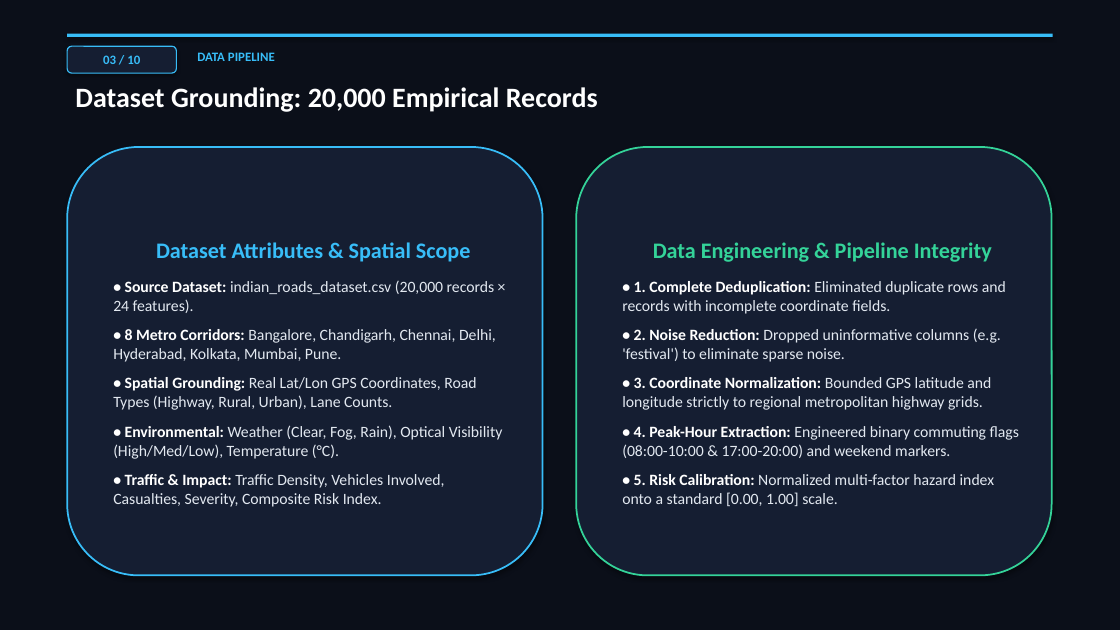
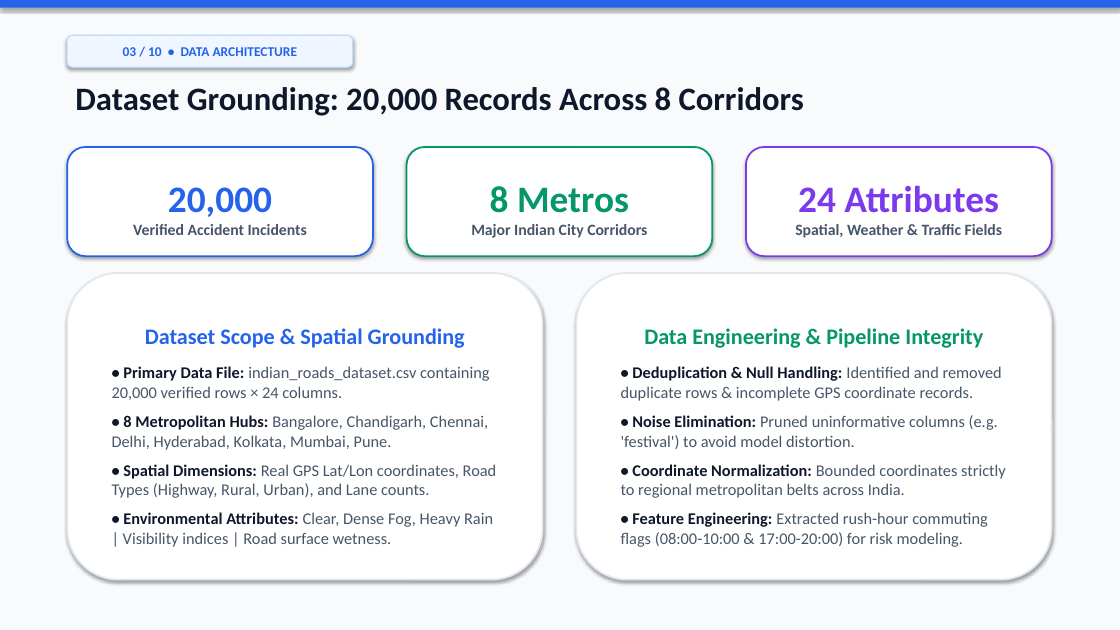
Before and after one commit to igris-bit/Road-Accident-Pattern-Analysis, a slide deck: slide 3 of docs/presentation/Road_Accident_Pattern_Analysis_Presentation.pptx. Drawn at 1120x630 pixels with LibreOffice and Linux fonts; fonts in the diff are those of the drawing. Boxes give left, top, right and bottom in pixels: in the first picture for what was removed or moved away, otherwise in the second. Text is boxed around its words. In the diff, an @@ line names an element or a change of style, - is before the commit and + after.

Commit message:
Update presentation to fresh clean tech theme, large readable typography, and dedicated member contribution slides

```diff
--- a/docs/presentation/Road_Accident_Pattern_Analysis_Presentation.pptx
+++ b/docs/presentation/Road_Accident_Pattern_Analysis_Presentation.pptx
@@ rectangle at (x1=0, y1=0, x2=1120, y2=630): fill #0B0F19 to #F8FAFC @@
@@ rectangle resized from (x1=67, y1=34, x2=1053, y2=37) to (x1=0, y1=0, x2=1120, y2=8) @@
@@ rectangle at (x1=0, y1=0, x2=1120, y2=8): fill #38BDF8 to #2563EB @@
@@ rounded rectangle "03 / 10 • DATA ..." resized from (x1=67, y1=46, x2=176, y2=73) to (x1=67, y1=35, x2=353, y2=67) @@
@@ rounded rectangle "03 / 10 • DATA ..." at (x1=67, y1=35, x2=353, y2=67): fill #151E32 to #EFF6FF; outline #38BDF8 1 pt to #BFDBFE 1 pt @@
@@ text in rounded rectangle at (x1=123, y1=47, x2=297, y2=56): text changed; size 11 to 11.5 pt; text colour #38BDF8 to #2563EB @@
-03 / 10
+03 / 10 • DATA ARCHITECTURE
@@ text removed at (x1=197, y1=52, x2=275, y2=61) @@
-DATA PIPELINE
@@ text at (x1=75, y1=87, x2=804, y2=116): text changed; size 24 to 28 pt; text colour #FFFFFF to #0F172A @@
-Dataset Grounding: 20,000 Empirical Records
+Dataset Grounding: 20,000 Records Across 8 Corridors
@@ rounded rectangle added at (x1=67, y1=147, x2=373, y2=256), fill #FFFFFF, outline #2563EB 1.5 pt, 13.5 pt, text #475569, bold @@
+20,000
+Verified Accident Incidents
@@ rounded rectangle added at (x1=407, y1=147, x2=712, y2=256), fill #FFFFFF, outline #059669 1.5 pt, 13.5 pt, text #475569, bold @@
+8 Metros
+Major Indian City Corridors
@@ rounded rectangle added at (x1=746, y1=147, x2=1052, y2=256), fill #FFFFFF, outline #7C3AED 1.5 pt, 13.5 pt, text #475569, bold @@
+24 Attributes
+Spatial, Weather & Traffic Fields
@@ rounded rectangle "Dataset Scope & Spatial Grounding" resized from (x1=67, y1=147, x2=543, y2=576) to (x1=67, y1=273, x2=543, y2=580) @@
@@ rounded rectangle "Dataset Scope & Spatial Grounding" at (x1=67, y1=273, x2=543, y2=580): fill #151E32 to #FFFFFF; outline #38BDF8 1.5 pt to #E2E8F0 1.5 pt @@
@@ rounded rectangle "Data Engineering & Pipeline Integrity" resized from (x1=576, y1=147, x2=1052, y2=576) to (x1=576, y1=273, x2=1052, y2=580) @@
@@ rounded rectangle "Data Engineering & Pipeline Integrity" at (x1=576, y1=273, x2=1052, y2=580): fill #151E32 to #FFFFFF; outline #34D399 1.5 pt to #E2E8F0 1.5 pt @@
@@ text in rounded rectangle at (x1=112, y1=328, x2=497, y2=547): text changed; size 13.5 to 14 pt; text colour #E2E8F0 to #475569 @@
-Dataset Attributes & Spatial Scope
-• Source Dataset: indian_roads_dataset.csv (20,000 records × 24 features).
-• 8 Metro Corridors: Bangalore, Chandigarh, Chennai, Delhi, Hyderabad, Kolkata, Mumbai, Pune.
-• Spatial Grounding: Real Lat/Lon GPS Coordinates, Road Types (Highway, Rural, Urban), Lane Counts.
-• Environmental: Weather (Clear, Fog, Rain), Optical Visibility (High/Med/Low), Temperature (°C).
-• Traffic & Impact: Traffic Density, Vehicles Involved, Casualties, Severity, Composite Risk Index.
+Dataset Scope & Spatial Grounding
+• Primary Data File: indian_roads_dataset.csv containing 20,000 verified rows × 24 columns.
+• 8 Metropolitan Hubs: Bangalore, Chandigarh, Chennai, Delhi, Hyderabad, Kolkata, Mumbai, Pune.
+• Spatial Dimensions: Real GPS Lat/Lon coordinates, Road Types (Highway, Rural, Urban), and Lane counts.
+• Environmental Attributes: Clear, Dense Fog, Heavy Rain | Visibility indices | Road surface wetness.
@@ text in rounded rectangle at (x1=644, y1=328, x2=983, y2=348): text colour #34D399 to #059669 in "Data Engineering & Pipeline Integrity" @@
@@ text in rounded rectangle at (x1=621, y1=366, x2=1006, y2=547): text changed; size 13.5 to 14 pt; text colour #E2E8F0 to #475569 @@
-• 1. Complete Deduplication: Eliminated duplicate rows and records with incomplete coordinate fields.
-• 2. Noise Reduction: Dropped uninformative columns (e.g. 'festival') to eliminate sparse noise.
-• 3. Coordinate Normalization: Bounded GPS latitude and longitude strictly to regional metropolitan highway grids.
-• 4. Peak-Hour Extraction: Engineered binary commuting flags (08:00-10:00 & 17:00-20:00) and weekend markers.
-• 5. Risk Calibration: Normalized multi-factor hazard index onto a standard [0.00, 1.00] scale.
+• Deduplication & Null Handling: Identified and removed duplicate rows & incomplete GPS coordinate records.
+• Noise Elimination: Pruned uninformative columns (e.g. 'festival') to avoid model distortion.
+• Coordinate Normalization: Bounded coordinates strictly to regional metropolitan belts across India.
+• Feature Engineering: Extracted rush-hour commuting flags (08:00-10:00 & 17:00-20:00) for risk modeling.
```
Also in this commit, not shown: 8 other slides changed, 1 slide added, 1 slide removed, 1 other file.
